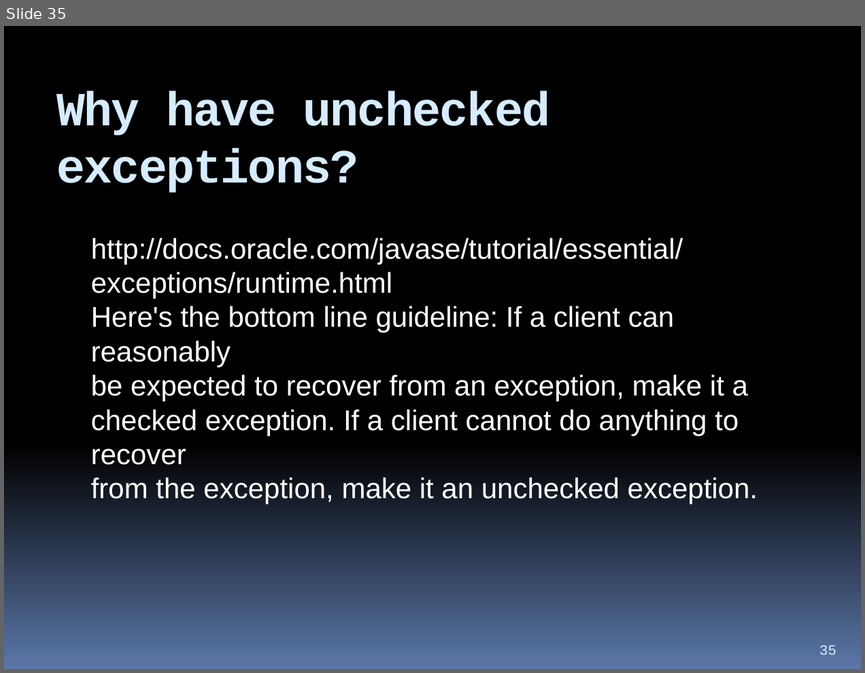
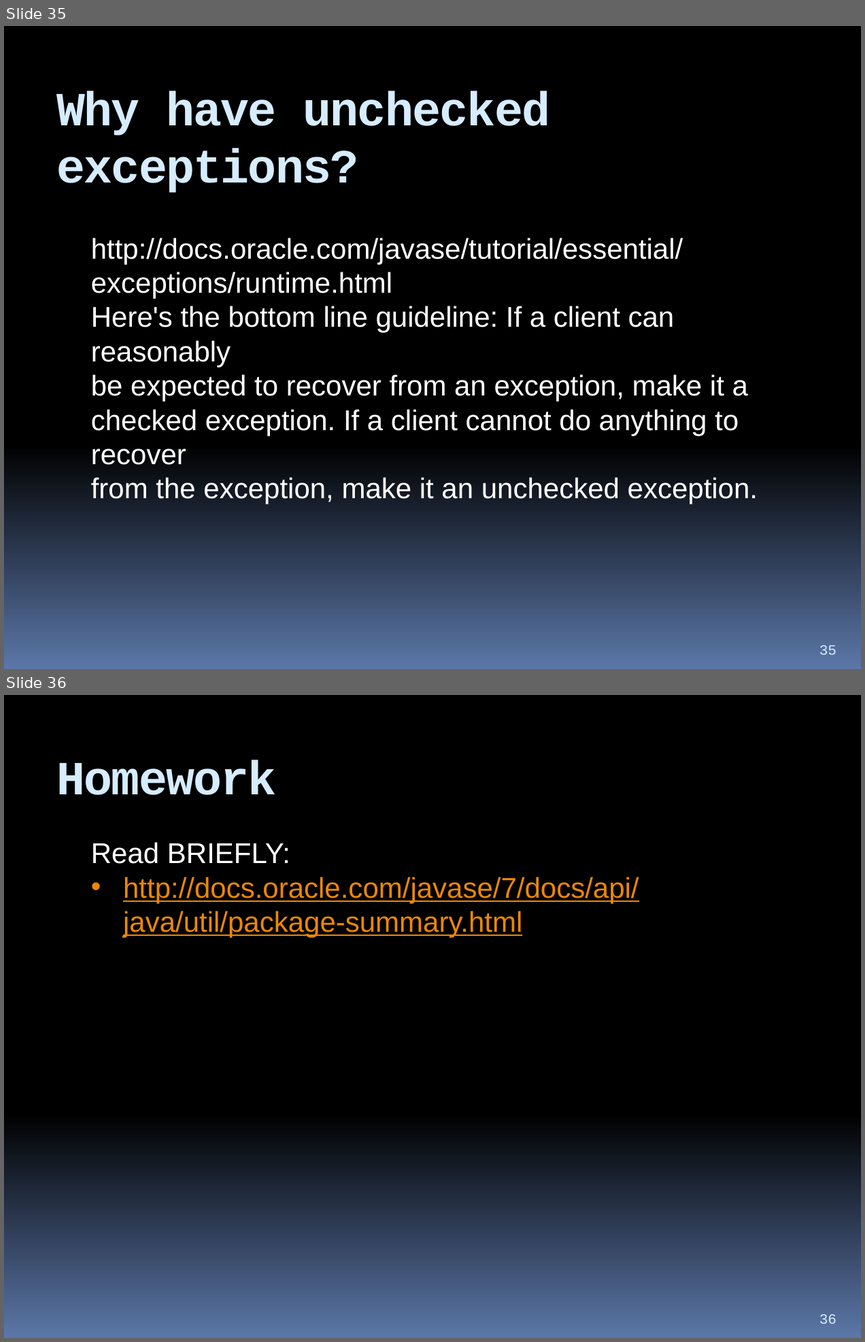
Before and after one commit to hchan/comp2613, a slide deck: coursePresentation.pptx. Shown one above the other, each under a label of ours: slide 35 before the commit, slides 35 and 36 after it. The pictures are 865x673 and 865x1342 pixels, drawn with LibreOffice and Linux fonts; fonts in the diff are those of the drawing. Boxes give left, top, right and bottom in pixels: in the first picture for what was removed or moved away, otherwise in the second. Text is boxed around its words. In the diff, an @@ line names an element or a change of style, - is before the commit and + after.

```diff
--- a/coursePresentation.pptx
+++ b/coursePresentation.pptx
@@ slide 36 added at (4, 695, 861, 1338), background gradient #000000 to #5B77A8 @@
@@ title added at (56, 760, 277, 795), 40 pt, text #D6ECFF, bold @@
+Homework
@@ text added at (91, 842, 638, 937), 24 pt, text #EB8803, underline @@
+Read BRIEFLY:
+• http://docs.oracle.com/javase/7/docs/api/java/util/package-summary.html
@@ page number added at (819, 1314, 836, 1323), 12 pt, text #D6ECFF @@
+36
```
Also in this commit, not shown: 3 slides changed, 1 other file.
